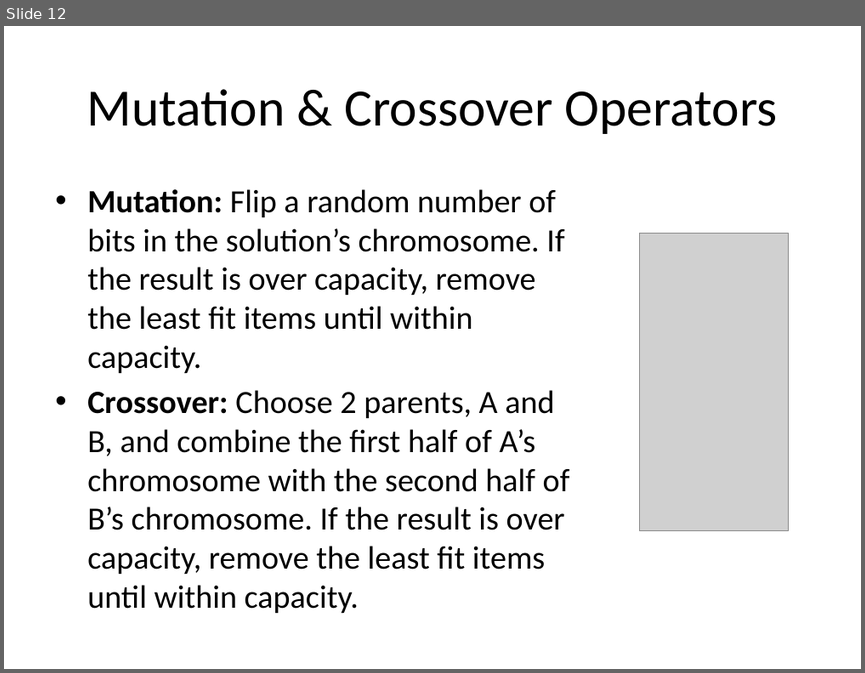
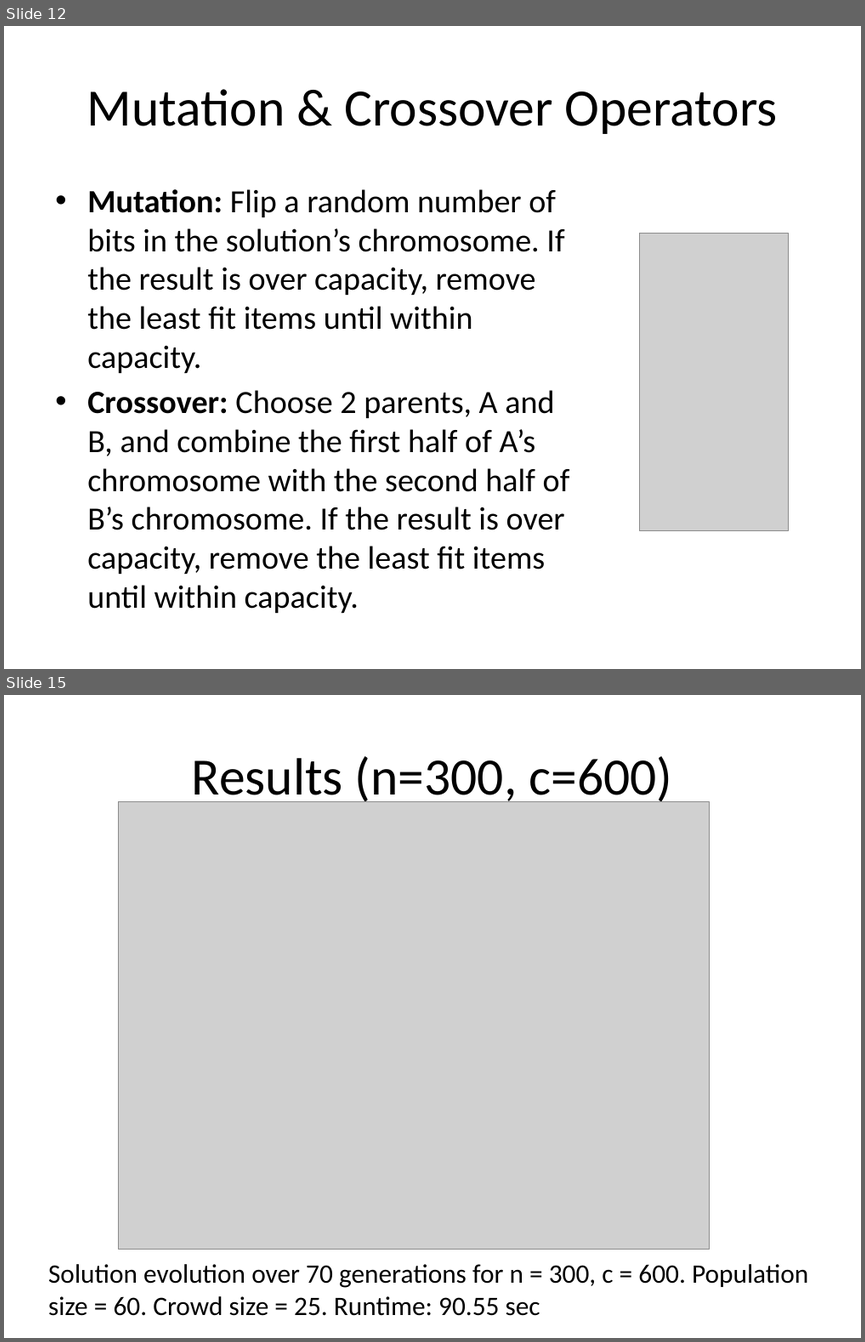
Before and after one commit to proj6-knapsack/knapsack, a slide deck: docs/knapsack_presentation.pptx. Shown one above the other, each under a label of ours: slide 12 before the commit, slides 12 and 15 after it; the slides between them are not shown. The pictures are 865x673 and 865x1342 pixels, drawn with LibreOffice and Linux fonts; fonts in the diff are those of the drawing; grey boxes stand for pictures. Boxes give left, top, right and bottom in pixels: in the first picture for what was removed or moved away, otherwise in the second. Text is boxed around its words. In the diff, an @@ line names an element or a change of style, - is before the commit and + after.

Commit message:
Added experiment results and references.

```diff
--- a/docs/knapsack_presentation.pptx
+++ b/docs/knapsack_presentation.pptx
@@ slide 15 added at bbox=[4, 695, 861, 1338], background #FFFFFF @@
@@ title added at bbox=[192, 756, 672, 807], 44 pt, text #000000 @@
+Results (n=300, c=600)
@@ picture added at bbox=[118, 802, 710, 1248] @@
@@ text added at bbox=[48, 1264, 808, 1315], 22.4 pt, text #000000 @@
+Solution evolution over 70 generations for n = 300, c = 600. Population size = 60. Crowd size = 25. Runtime: 90.55 sec
```
Also in this commit, not shown: 1 slide changed, 4 other slides added, 3 other files.
